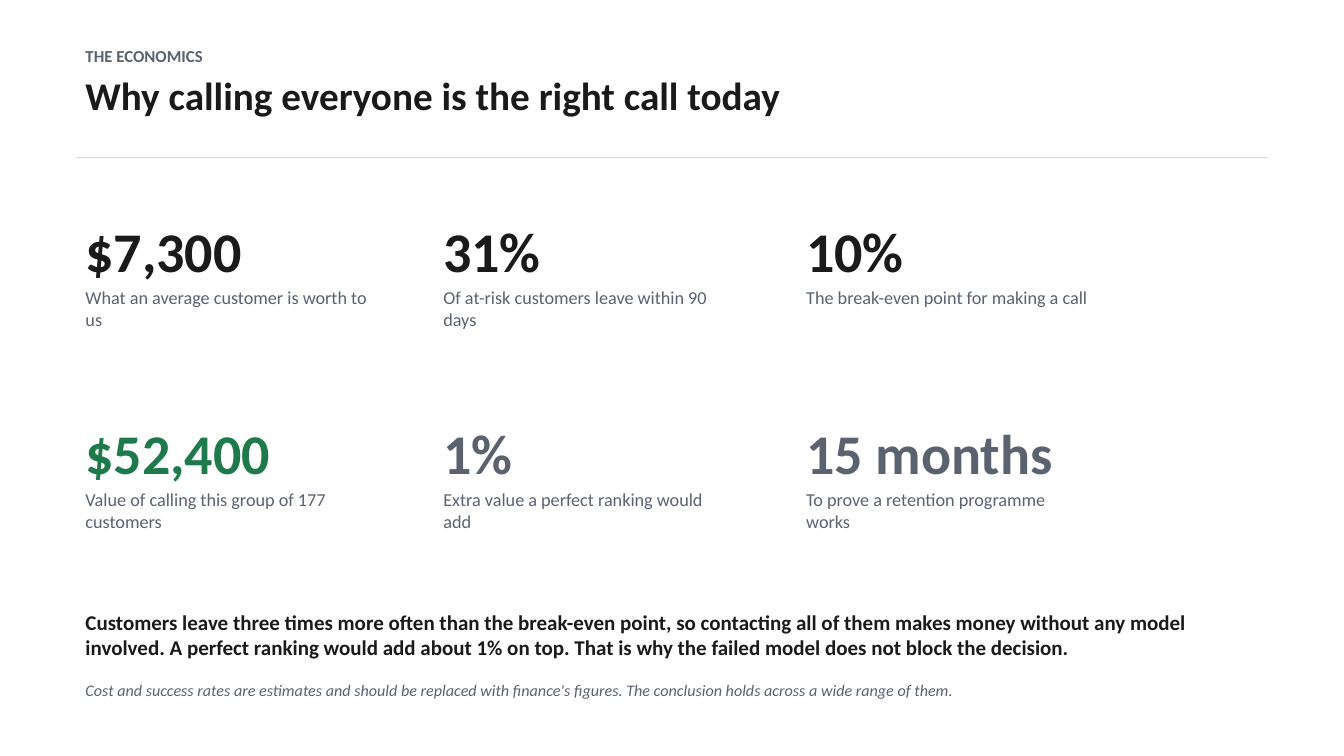
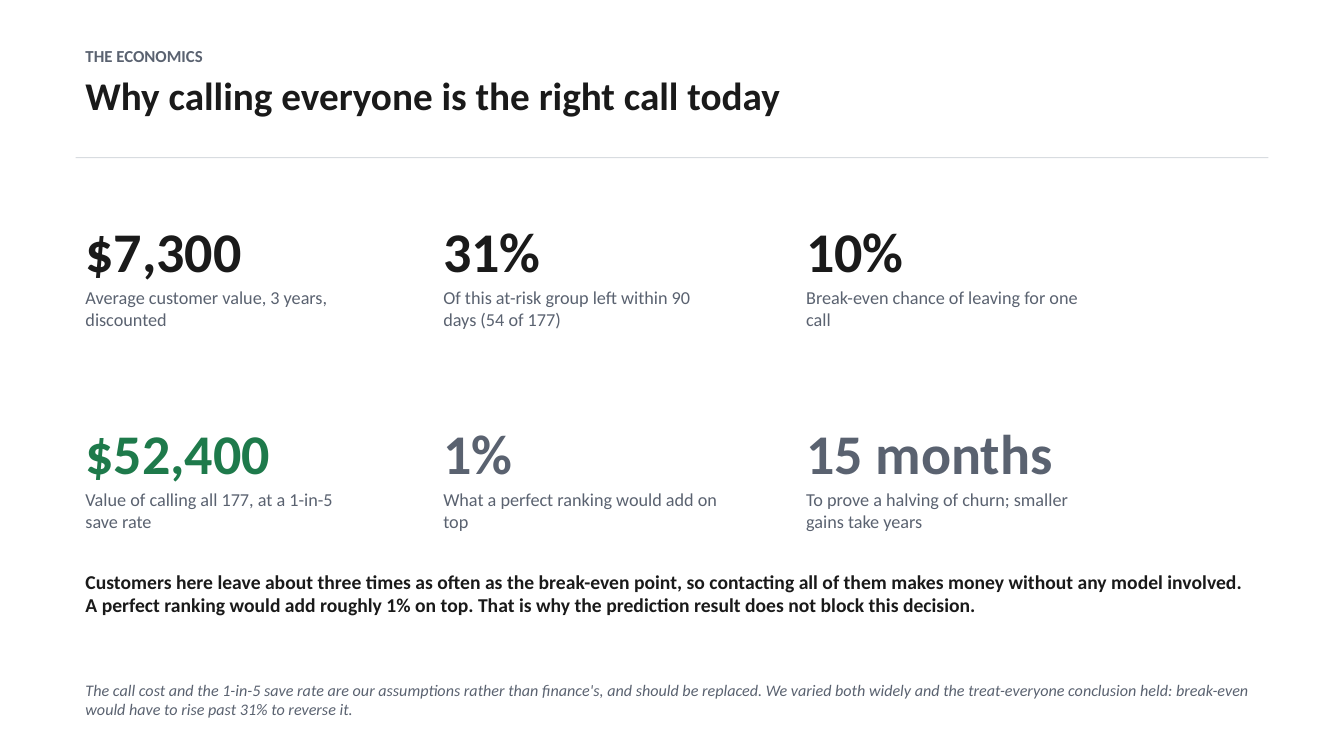
Before and after one commit to dmitriyratu/avepoint-churn-case-study, a slide deck: slide 5 of outputs/AvePoint_Executive_Summary.pptx. Drawn at 1344x756 pixels with LibreOffice and Linux fonts; fonts in the diff are those of the drawing. Boxes give left, top, right and bottom in pixels: in the first picture for what was removed or moved away, otherwise in the second. Text is boxed around its words. In the diff, an @@ line names an element or a change of style, - is before the commit and + after.

Commit message:
Enhance modeling analysis and presentation; clarify metric interpretations and results
- Added detailed markdown explanations in `04_modeling.py` regarding the significance of ROC-AUC, average precision, and F1 scores, emphasizing their null hypotheses and implications for model evaluation.
- Updated the `build_exec_summary.py` and `build_main_deck.py` scripts to improve clarity in the executive summary slides, ensuring that conclusions are supported by evidence and clearly articulated.
- Revised the `config.json` to include additional metrics related to average precision and F1 score, providing a more comprehensive overview of model performance.
- Modified the `final_metrics.csv` to reflect the new metrics, enhancing the dataset's utility for analysis.
- Improved the `permutation_significance` function in `model.py` to allow for flexible scoring metrics, ensuring clarity in the results presented.

These changes aim to strengthen the analytical framework and improve the communication of findings in the project.

```diff
--- a/outputs/AvePoint_Executive_Summary.pptx
+++ b/outputs/AvePoint_Executive_Summary.pptx
@@ text at (85,291,327,326): text changed @@
-What an average customer is worth to us
+Average customer value, 3 years, discounted
@@ text at (443,291,690,329): text changed @@
-Of at-risk customers leave within 90 days
+Of this at-risk group left within 90 days (54 of 177)
@@ text at (806,291,1077,326): text changed @@
-The break-even point for making a call
+Break-even chance of leaving for one call
@@ text at (85,493,332,528): text changed @@
-Value of calling this group of 177 customers
+Value of calling all 177, at a 1-in-5 save rate
@@ text at (443,493,717,531): text changed @@
-Extra value a perfect ranking would add
+What a perfect ranking would add on top
@@ text at (806,493,1068,531): text changed @@
-To prove a retention programme works
+To prove a halving of churn; smaller gains take years
@@ text at (85,575,1241,616): text changed; size 15 to 14 pt @@
-Customers leave three times more often than the break-even point, so contacting all of them makes money without any model involved. A perfect ranking would add about 1% on top. That is why the failed model does not block the decision.
+Customers here leave about three times as often as the break-even point, so contacting all of them makes money without any model involved. A perfect ranking would add roughly 1% on top. That is why the prediction result does not block this decision.
@@ text at (85,685,1248,718): text changed @@
-Cost and success rates are estimates and should be replaced with finance's figures. The conclusion holds across a wide range of them.
+The call cost and the 1-in-5 save rate are our assumptions rather than finance's, and should be replaced. We varied both widely and the treat-everyone conclusion held: break-even would have to rise past 31% to reverse it.
```
Also in this commit, not shown: 5 other slides changed, 7 other files.
